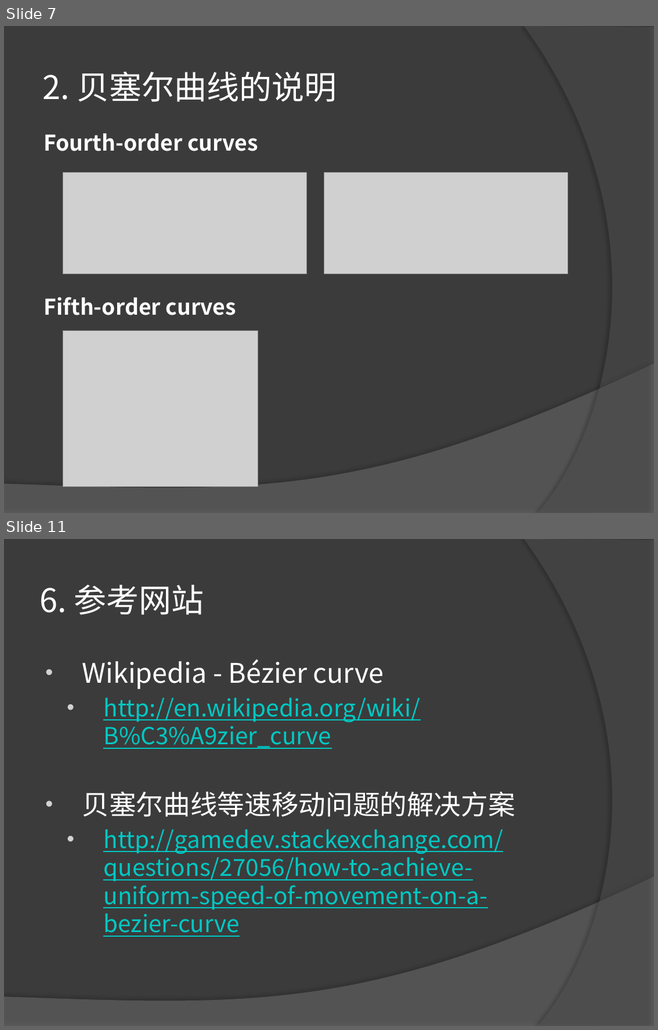
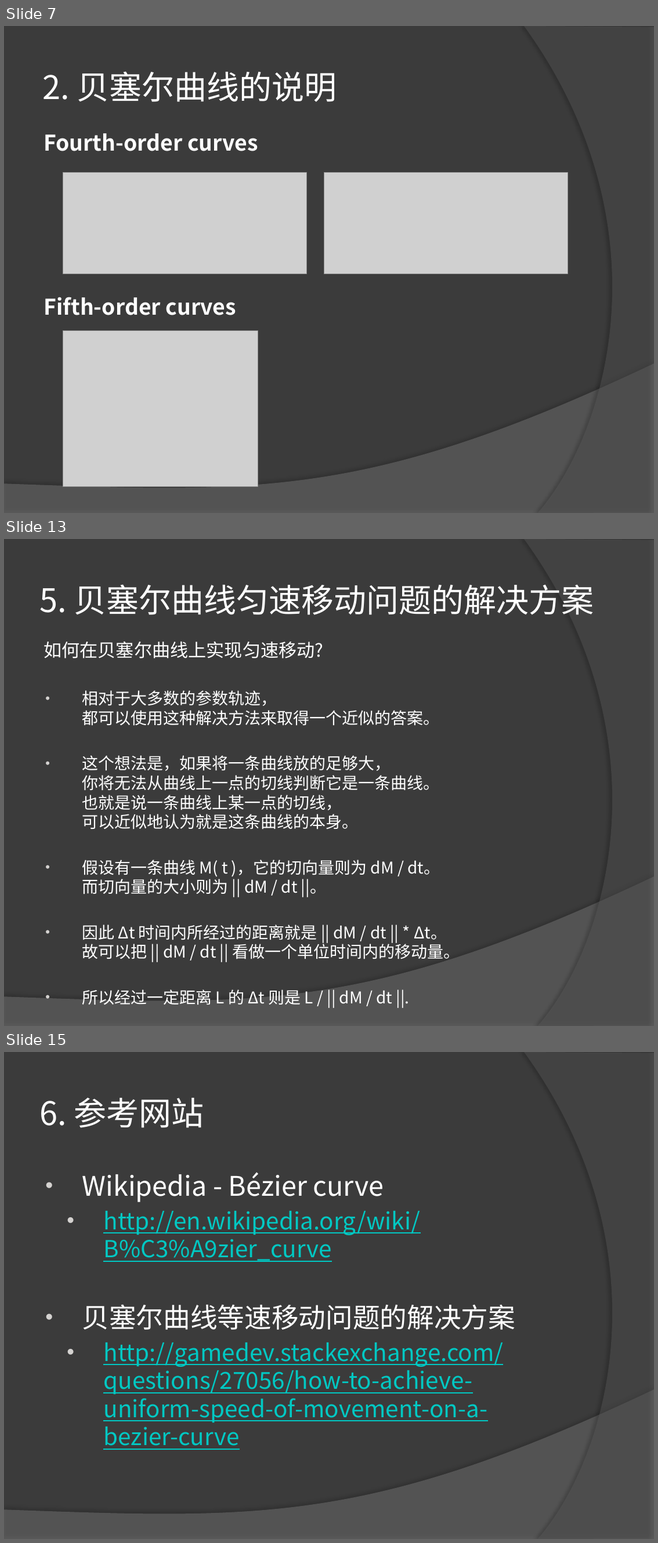
Before and after one commit to LEAVESZJ/BezierCurve, a slide deck: PPT/关于贝塞尔曲线等速移动问题的说明.pptx. Shown one above the other, each under a label of ours: slides 7 and 11 before the commit, slides 7, 13 and 15 after it; the slides between them are not shown. The pictures are 658x1030 and 658x1543 pixels, drawn with LibreOffice and Linux fonts; fonts in the diff are those of the drawing; grey boxes stand for pictures. Boxes give left, top, right and bottom in pixels: in the first picture for what was removed or moved away, otherwise in the second. Text is boxed around its words. In the diff, an @@ line names an element or a change of style, - is before the commit and + after.

```diff
--- a/PPT/关于贝塞尔曲线等速移动问题的说明.pptx
+++ b/PPT/关于贝塞尔曲线等速移动问题的说明.pptx
@@ slide 13 added at (4, 539, 654, 1026), background #3B3B3B; not listed: 2 template elements that a slide beside it also shows @@
@@ title added at (40, 584, 594, 615), 36 pt, text #FFFFFF @@
+5. 贝塞尔曲线匀速移动问题的解决方案
@@ text added at (43, 641, 323, 658), 20 pt, text #FFFFFF @@
+  如何在贝塞尔曲线上实现匀速移动?
@@ text added at (82, 690, 459, 959), 18 pt, text #FFFFFF @@
+• 相对于大多数的参数轨迹，
+  都可以使用这种解决方法来取得一个近似的答案。
+• 这个想法是，如果将一条曲线放的足够大，
+  你将无法从曲线上一点的切线判断它是一条曲线。
+  也就是说一条曲线上某一点的切线，
+  可以近似地认为就是这条曲线的本身。
+• 假设有一条曲线 M( t )，它的切向量则为 dM / dt。
+  而切向量的大小则为 || dM / dt ||。
+• 因此 Δt 时间内所经过的距离就是 || dM / dt || * Δt。
+  故可以把 || dM / dt || 看做一个单位时间内的移动量。
+• 所以经过一定距离 L 的 Δt 则是 L / || dM / dt ||.
@@ what was slide 11 is now slide 15 @@
```
Also in this commit, not shown: 6 slides changed, 3 other slides added.
